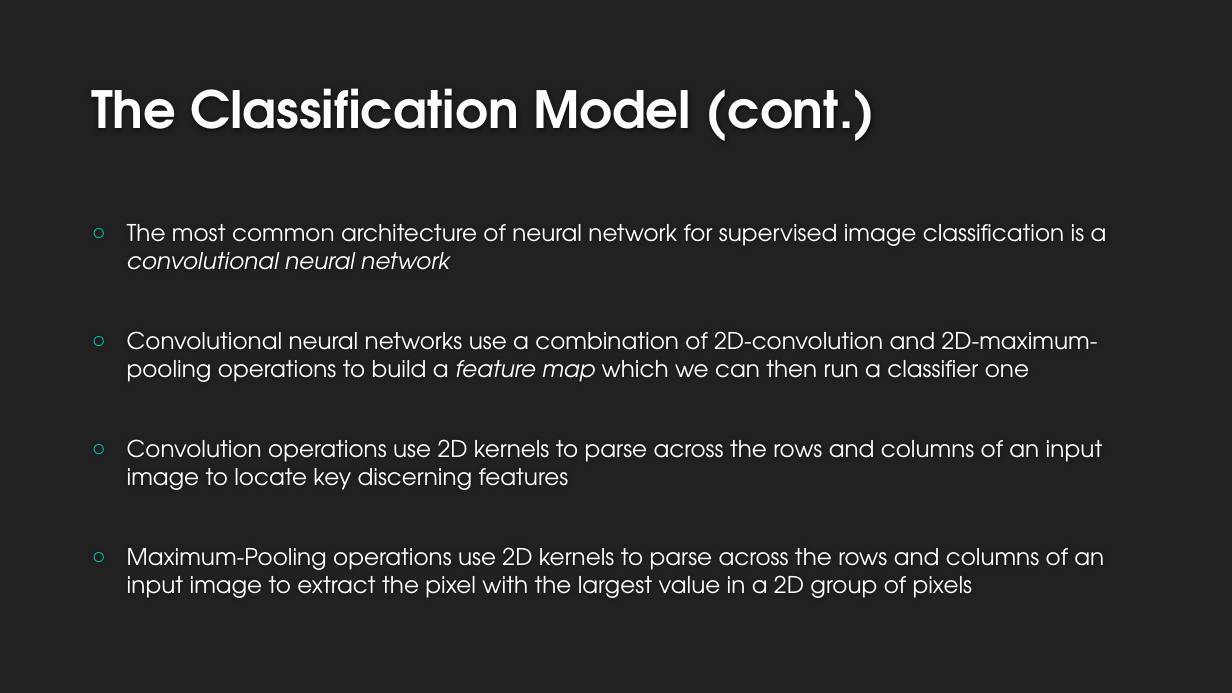
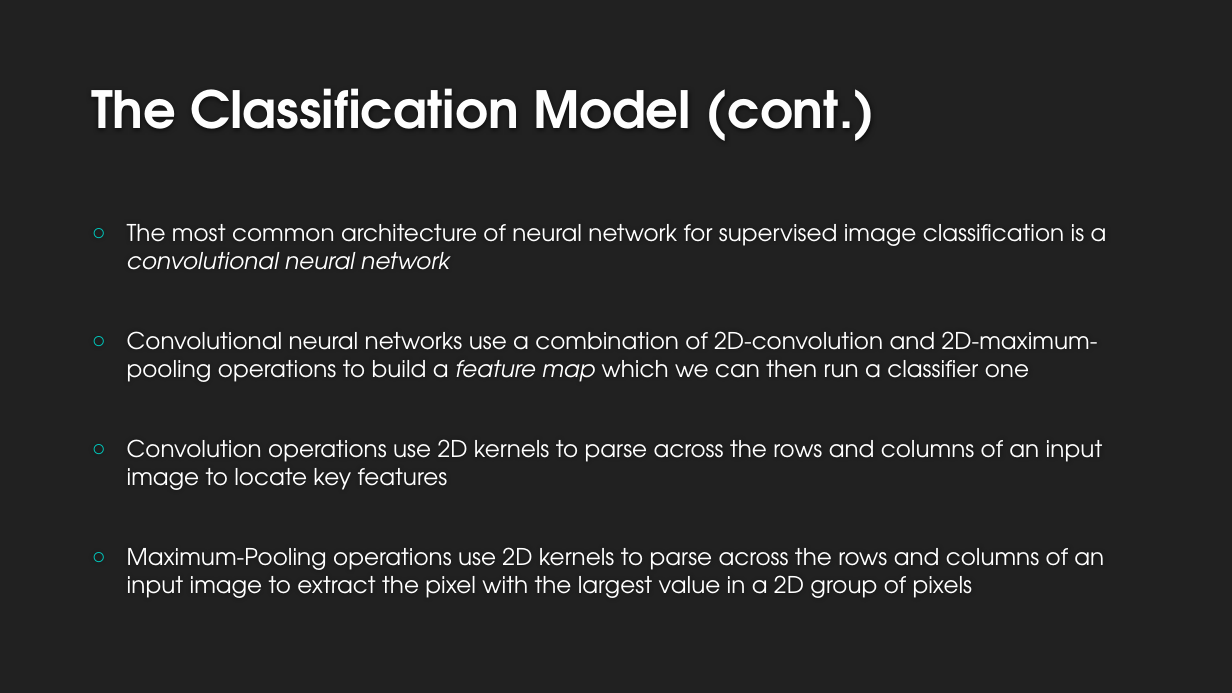
Before and after one commit to landonbuell/Buell-Masters-Project, a slide deck: slide 14 of milestones/BUELL_ENGR6970_Milestone04.pptx. Drawn at 1232x693 pixels with LibreOffice and Linux fonts; fonts in the diff are those of the drawing; background and template pictures are left out. Boxes give left, top, right and bottom in pixels: in the first picture for what was removed or moved away, otherwise in the second. Text is boxed around its words. In the diff, an @@ line names an element or a change of style, - is before the commit and + after.

```diff
--- a/milestones/BUELL_ENGR6970_Milestone04.pptx
+++ b/milestones/BUELL_ENGR6970_Milestone04.pptx
@@ text at [127, 439, 1103, 490]: text changed @@
-○ Convolution operations use 2D kernels to parse across the rows and columns of an input image to locate key discerning features
+○ Convolution operations use 2D kernels to parse across the rows and columns of an input image to locate key features
```
Also in this commit, not shown: 8 other slides changed, 6 slides added, 1 slide removed, 3 other files.
